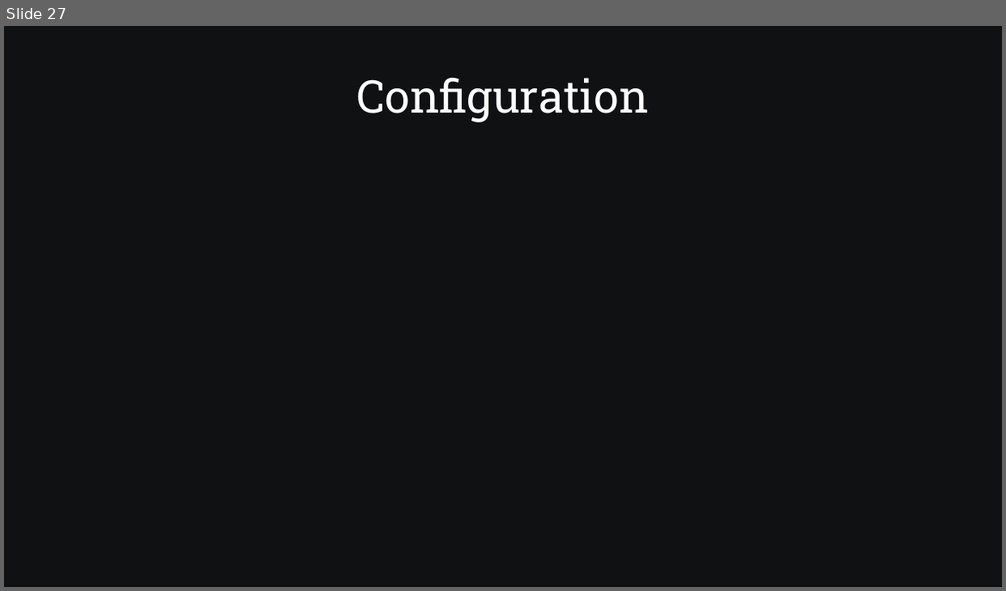
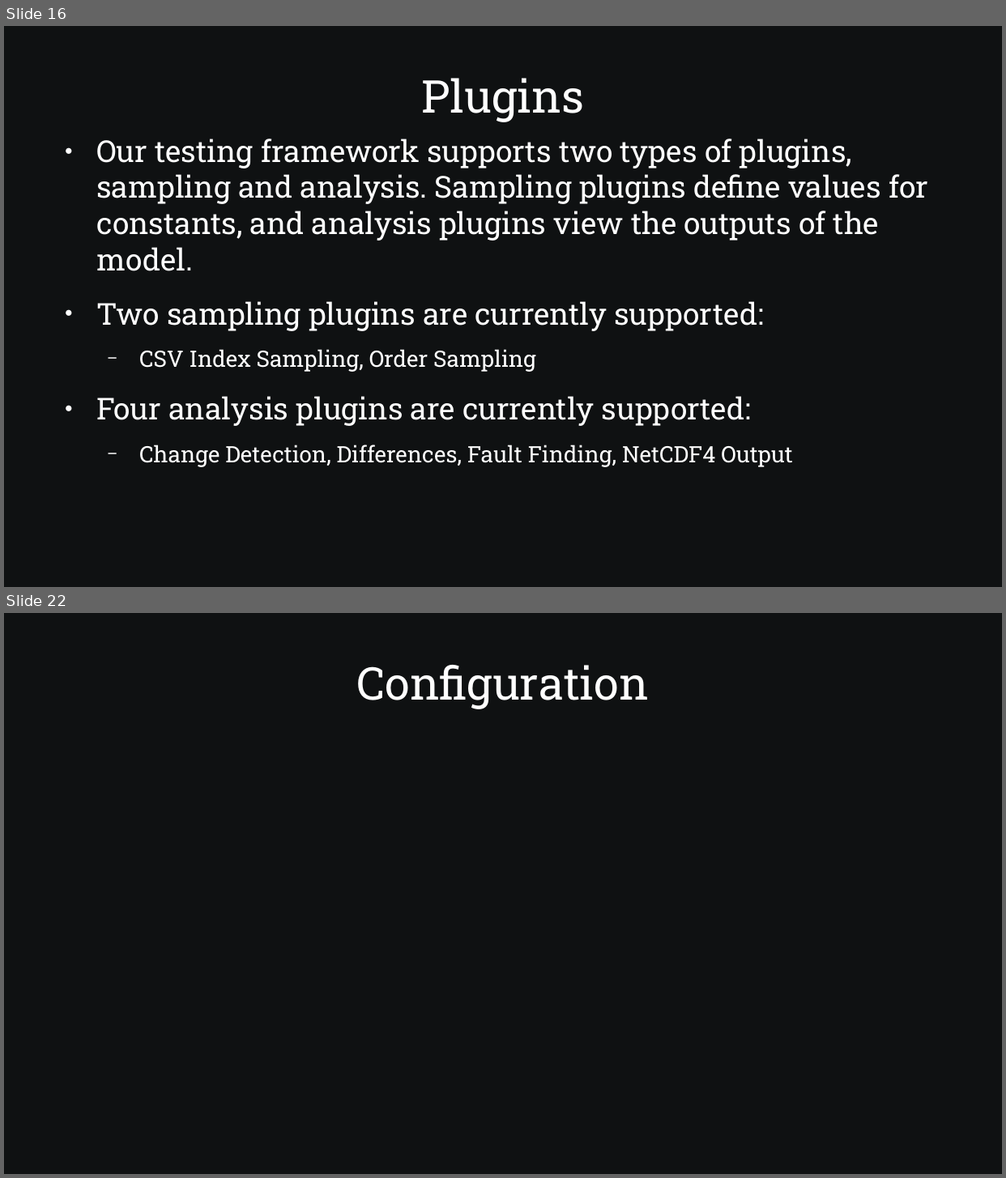
Before and after one commit to SamAllen06/lake_temp_work, a slide deck: documentation/for_collaborators/TestingSoftwareOverview.odp. Shown one above the other, each under a label of ours: slide 27 before the commit, slides 16 and 22 after it; the slides between them are not shown. The pictures are 1006x591 and 1006x1178 pixels, drawn with LibreOffice and Linux fonts; fonts in the diff are those of the drawing. Boxes give left, top, right and bottom in pixels: in the first picture for what was removed or moved away, otherwise in the second. Text is boxed around its words. In the diff, an @@ line names an element or a change of style, - is before the commit and + after.

Commit message:
Update Input, Output, and Constants table and Reorganize Sampling/Analysis plugin slides

```diff
--- a/documentation/for_collaborators/TestingSoftwareOverview.odp
+++ b/documentation/for_collaborators/TestingSoftwareOverview.odp
@@ slide 16 added at <box>4,26,1002,587</box>, background #0F1112 @@
@@ title added at <box>421,78,584,122</box>, 36 pt, text #FFFFFF @@
+Plugins
@@ text added at <box>96,139,928,467</box>, 24 pt, text #FFFFFF @@
+● Our testing framework supports two types of plugins, sampling and analysis. Sampling plugins define values for constants, and analysis plugins view the outputs of the model.
+● Two sampling plugins are currently supported:
+  − CSV Index Sampling, Order Sampling
+● Four analysis plugins are currently supported:
+  − Change Detection, Differences, Fault Finding, NetCDF4 Output
@@ what was slide 27 is now slide 22 @@
```
Also in this commit, not shown: 12 slides changed, 6 slides removed, 2 other files.
